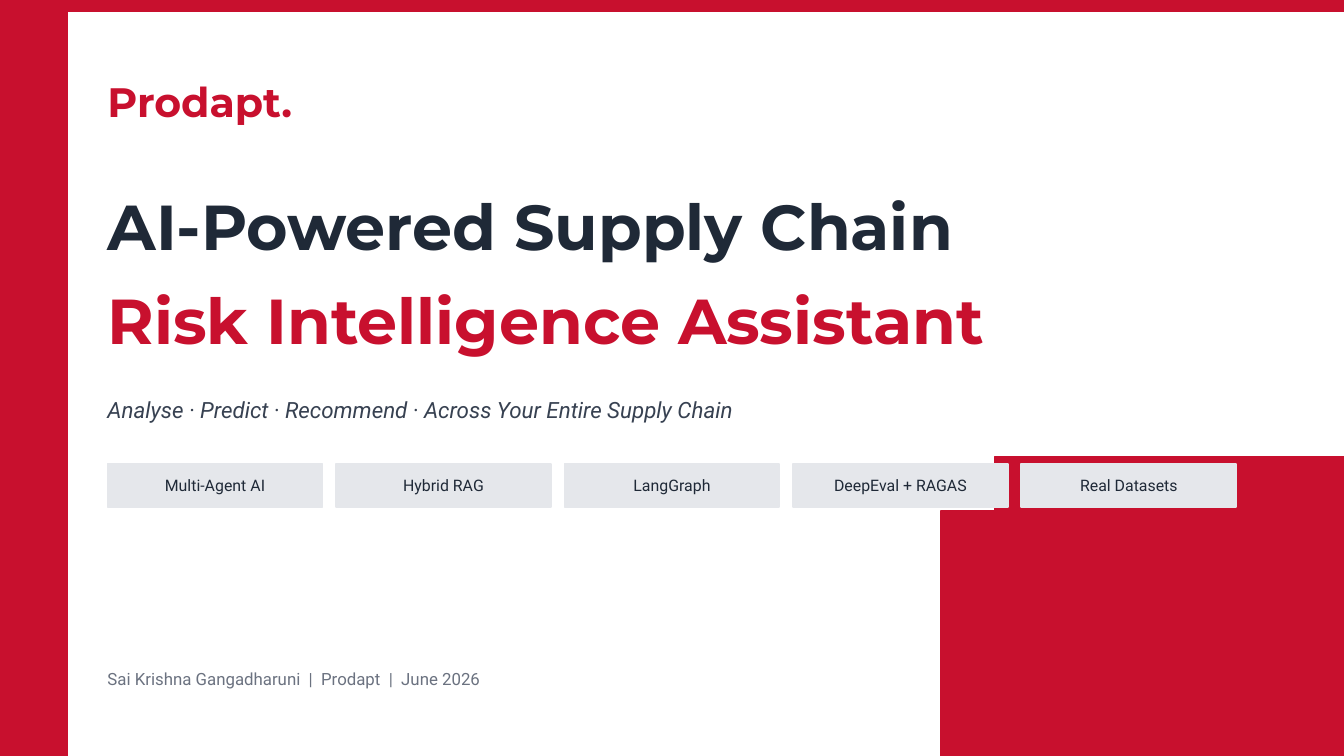
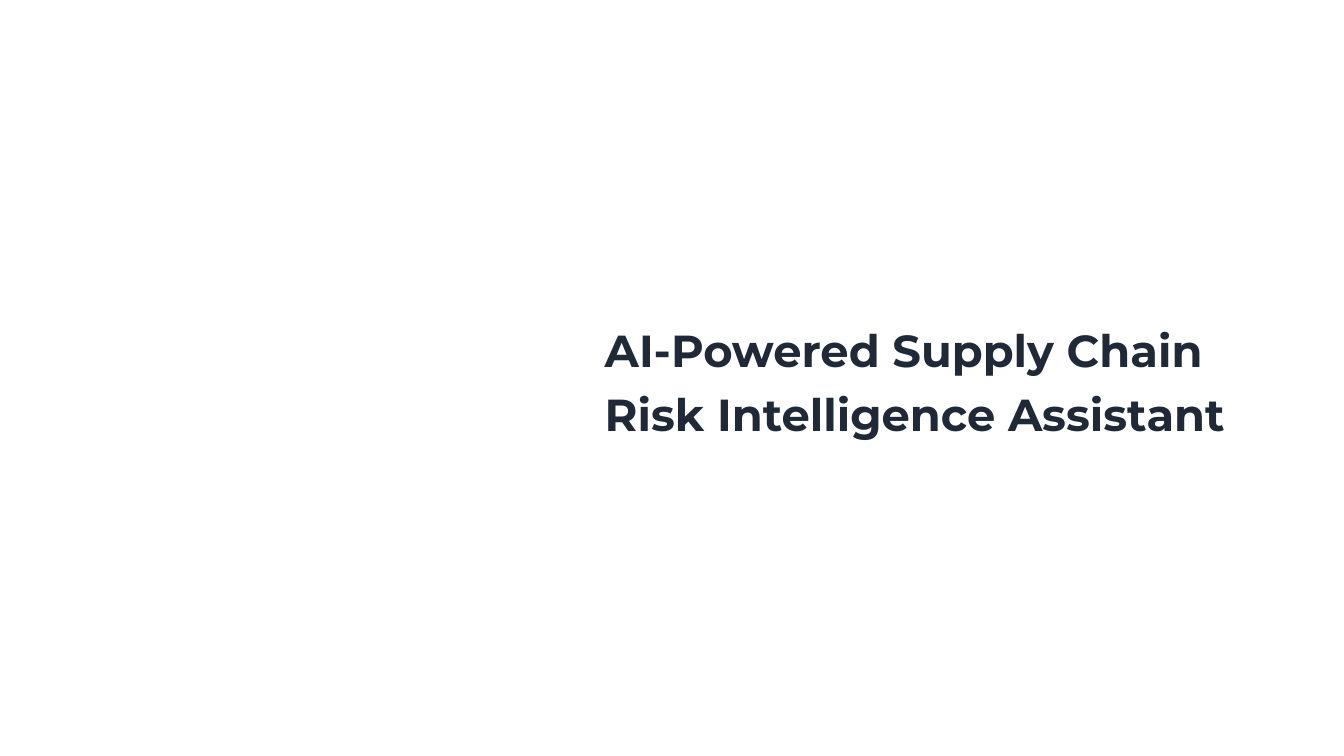
Before and after one commit to SaiKrishnaGangadharuni/AI-Powered-Supply-Chain-Risk-Intelligence-Assistant, a slide deck: slide 1 of Supply_Chain_Risk_Intelligence_Presentation.pptx. Drawn at 1344x756 pixels with LibreOffice and Linux fonts; fonts in the diff are those of the drawing; background and template pictures are left out. Boxes give left, top, right and bottom in pixels: in the first picture for what was removed or moved away, otherwise in the second. Text is boxed around its words. In the diff, an @@ line names an element or a change of style, - is before the commit and + after.

Commit message:
updated presentation

```diff
--- a/Supply_Chain_Risk_Intelligence_Presentation.pptx
+++ b/Supply_Chain_Risk_Intelligence_Presentation.pptx
@@ rectangle removed at <box>0,0,67,755</box> @@
@@ text removed at <box>107,86,292,125</box> @@
-Prodapt.
@@ rectangle: place and size @@
-rectangle at <box>0,0,1344,11</box>
+rectangle at <box>591,255,1337,511</box>
@@ rectangle at <box>591,255,1337,511</box>: fill #C8102E to #FFFFFF; outline #C8102E 1 pt to #FFFFFF 1 pt @@
@@ text removed at <box>107,294,984,357</box> @@
-Risk Intelligence Assistant
@@ text "AI-Powered Supply Chain": place and size @@
-text "AI-Powered Supply Chain" at <box>107,200,953,263</box>
+text "AI-Powered Supply Chain" at <box>605,331,1225,440</box>
@@ text at <box>605,331,1203,376</box>: size 34 to 24 pt in "AI-Powered Supply Chain"; line spacing 1 to 1.2 @@
@@ text removed at <box>107,401,732,423</box> @@
-Analyse · Predict · Recommend · Across Your Entire Supply Chain
@@ text at <box>605,395,1225,440</box>: paragraph added @@
+Risk Intelligence Assistant
@@ rectangle removed at <box>108,464,323,507</box> @@
@@ text removed at <box>165,479,265,495</box> @@
-Multi-Agent AI
@@ rectangle removed at <box>336,464,551,507</box> @@
@@ text removed at <box>403,479,484,495</box> @@
-Hybrid RAG
@@ rectangle removed at <box>564,464,780,507</box> @@
@@ text removed at <box>633,479,710,495</box> @@
-LangGraph
@@ rectangle removed at <box>793,464,1008,507</box> @@
@@ text removed at <box>834,479,967,494</box> @@
-DeepEval + RAGAS
@@ rectangle removed at <box>995,457,1344,756</box> @@
@@ rectangle removed at <box>1021,464,1236,507</box> @@
@@ text removed at <box>1080,479,1178,491</box> @@
-Real Datasets
@@ rectangle removed at <box>941,511,1344,755</box> @@
@@ text removed at <box>107,672,480,689</box> @@
-Sai Krishna Gangadharuni | Prodapt | June 2026
```
Also in this commit, not shown: 2 other files.
